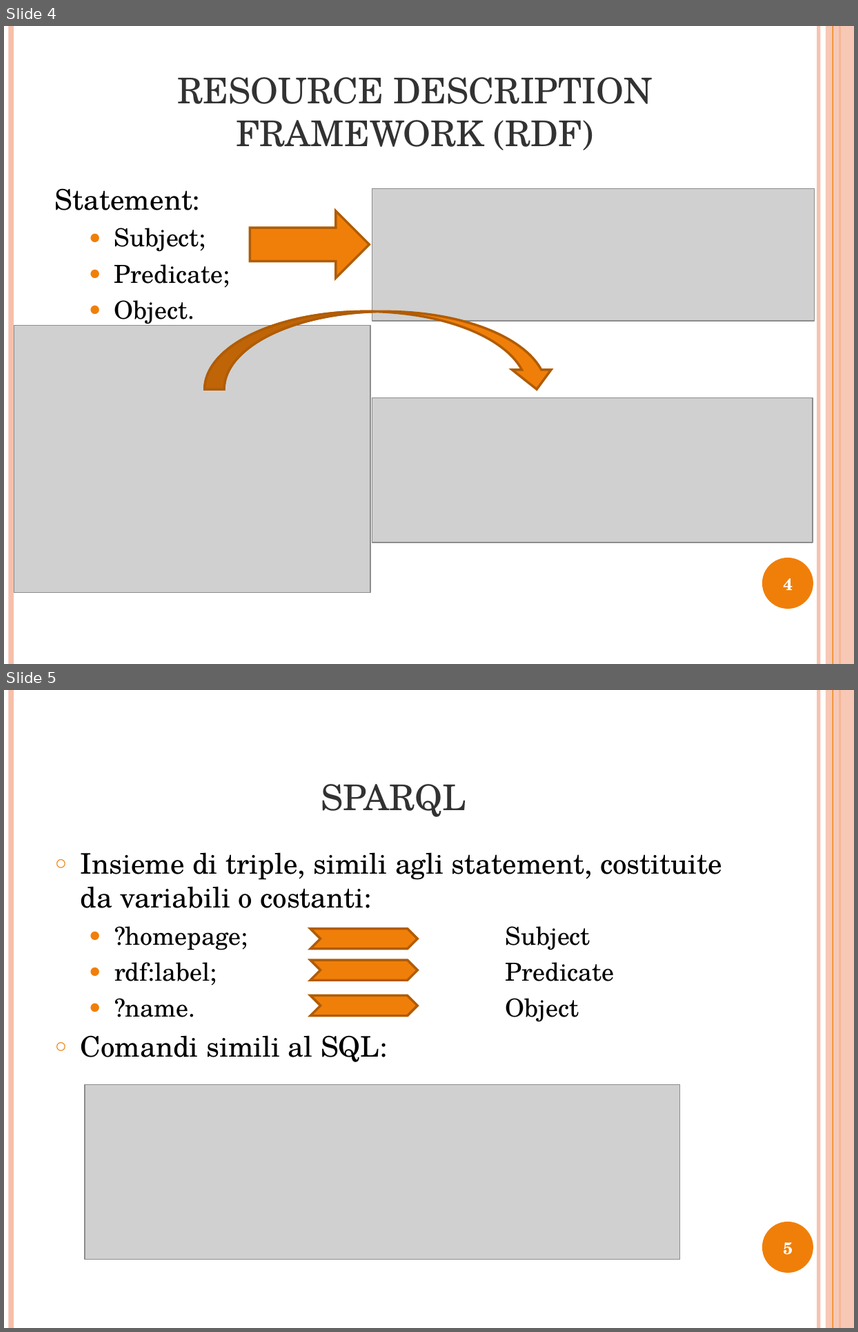
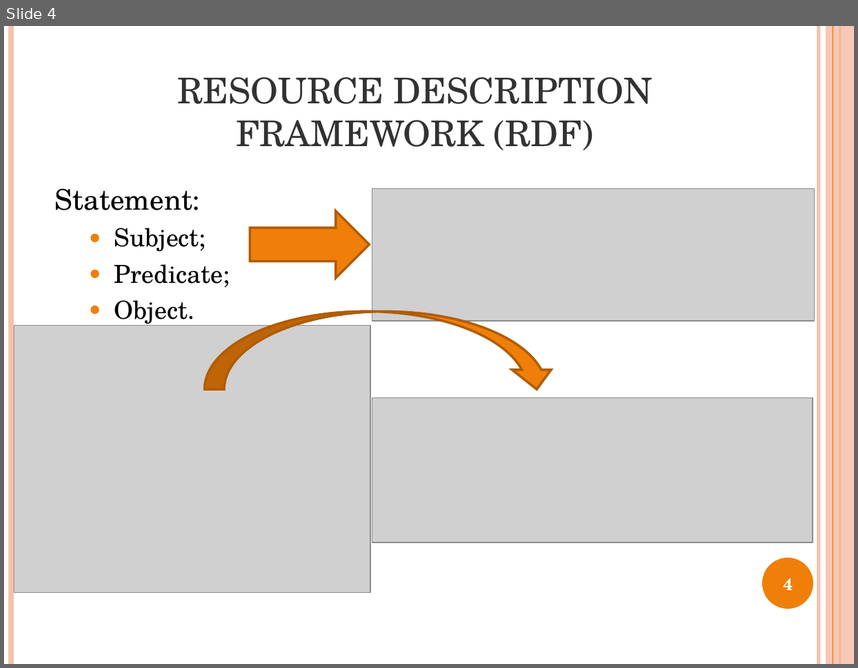
Before and after one commit to opendatahacklab/cityservices, a slide deck: thesis/Presentazione_Tesi.odp. Shown one above the other, each under a label of ours: slides 4 and 5 before the commit, slide 4 after it. The pictures are 858x1332 and 858x668 pixels, drawn with LibreOffice and Linux fonts; fonts in the diff are those of the drawing; grey boxes stand for pictures. Boxes give left, top, right and bottom in pixels: in the first picture for what was removed or moved away, otherwise in the second. Text is boxed around its words. In the diff, an @@ line names an element or a change of style, - is before the commit and + after.

```diff
--- a/thesis/Presentazione_Tesi.odp
+++ b/thesis/Presentazione_Tesi.odp
@@ slide 5 removed at (x1=4, y1=690, x2=854, y2=1328), background #FFFFFF; not listed: 6 template elements that a slide beside it also shows @@
@@ title removed at (x1=321, y1=784, x2=466, y2=817) @@
-SPARQL
@@ text removed at (x1=81, y1=852, x2=722, y2=1062) @@
-○ Insieme di triple, simili agli statement, costituite da variabili o costanti:
-  ● ?homepage; Subject
-  ● rdf:label; Predicate
-  ● ?name. Object
-○ Comandi simili al SQL:
@@ freeform shape removed at (x1=310, y1=929, x2=417, y2=949) @@
@@ freeform shape removed at (x1=310, y1=960, x2=417, y2=980) @@
@@ freeform shape removed at (x1=310, y1=995, x2=417, y2=1016) @@
@@ picture removed at (x1=85, y1=1085, x2=680, y2=1259) @@
@@ page number removed at (x1=783, y1=1242, x2=793, y2=1254) @@
-5
```
Also in this commit, not shown: 4 slides changed, 2 slides added, 1 other file.
